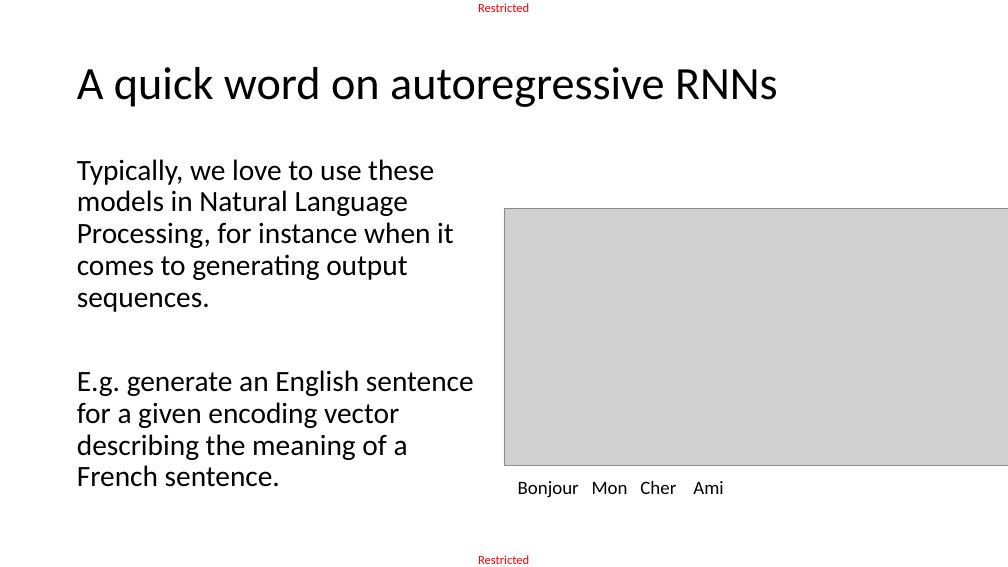
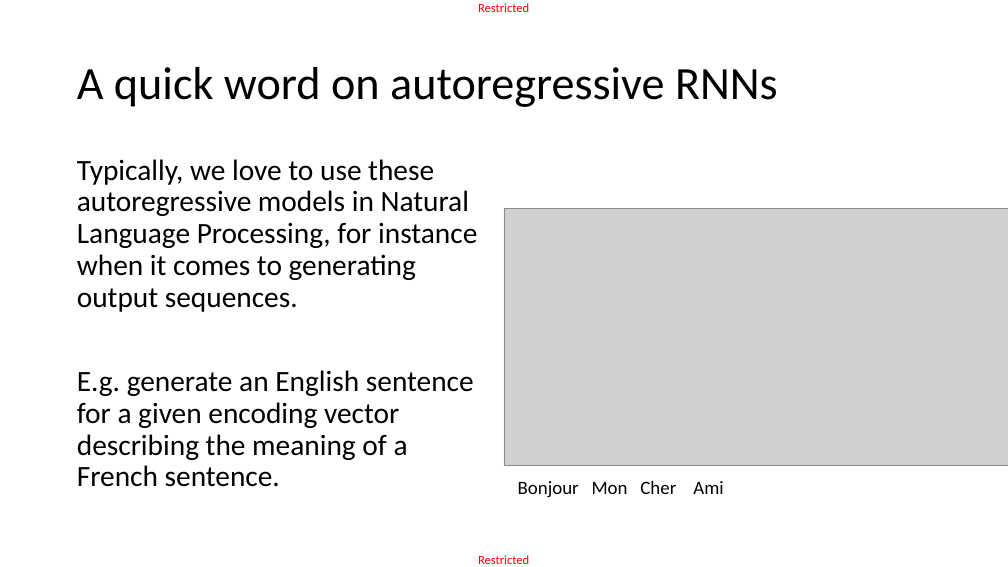
Before and after one commit to matthieudemari/SUTD_DL_50_039, a slide deck: slide 66 of W6/2. W6S2 final/W6S2.pptx. Drawn at 1008x567 pixels with LibreOffice and Linux fonts; fonts in the diff are those of the drawing; grey boxes stand for pictures. Boxes give left, top, right and bottom in pixels: in the first picture for what was removed or moved away, otherwise in the second. Text is boxed around its words. In the diff, an @@ line names an element or a change of style, - is before the commit and + after.

```diff
--- a/W6/2. W6S2 final/W6S2.pptx
+++ b/W6/2. W6S2 final/W6S2.pptx
@@ text at (77, 159, 477, 312): text changed @@
-Typically, we love to use these models in Natural Language Processing, for instance when it comes to generating output sequences.
+Typically, we love to use these autoregressive models in Natural Language Processing, for instance when it comes to generating output sequences.
```
Also in this commit, not shown: 9 other slides changed, 1 slide added, 1 slide removed, 14 other files.
